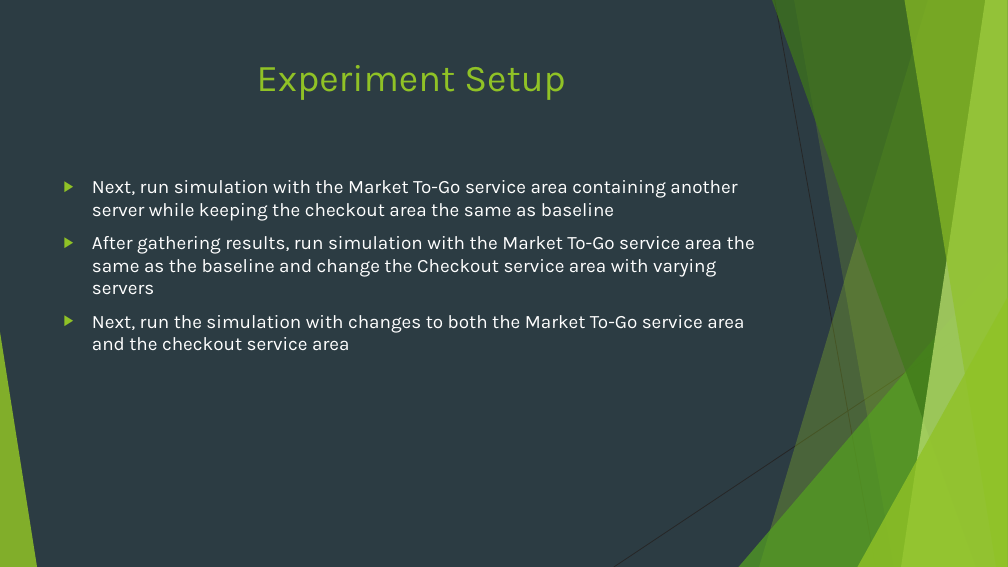
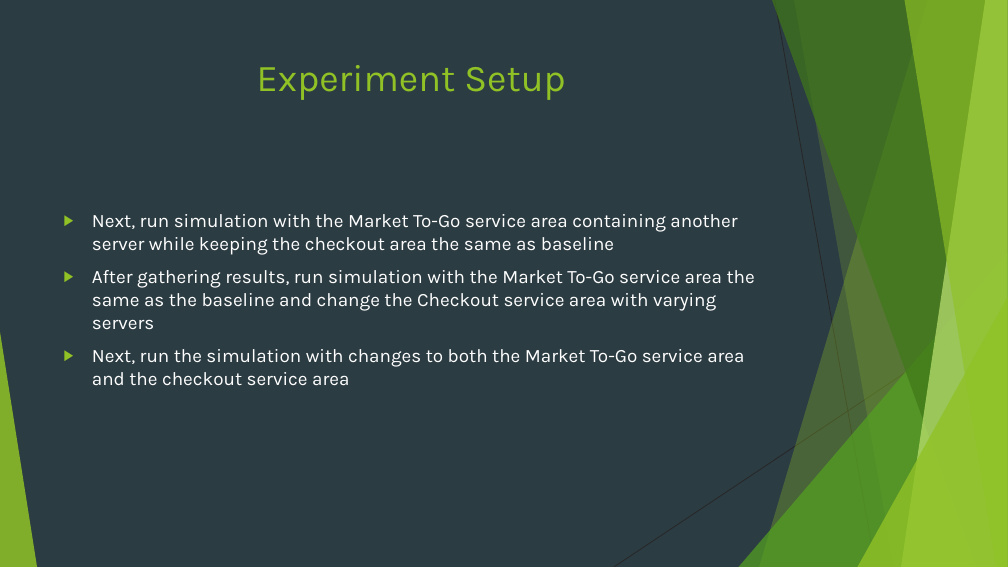
Before and after one commit to mshanoudy/CS1538-Project, a slide deck: slide 7 of SimPres.pptx. Drawn at 1008x567 pixels with LibreOffice and Linux fonts; fonts in the diff are those of the drawing. Boxes give left, top, right and bottom in pixels: in the first picture for what was removed or moved away, otherwise in the second. Text is boxed around its words. In the diff, an @@ line names an element or a change of style, - is before the commit and + after.

```diff
--- a/SimPres.pptx
+++ b/SimPres.pptx
@@ text "Next, run simulation with the ...": place and size @@
-text "Next, run simulation with the ..." at (92,180,755,351)
+text "Next, run simulation with the ..." at (92,214,755,386)
```
Also in this commit, not shown: 2 other slides changed, 1 slide added, 1 slide removed.
